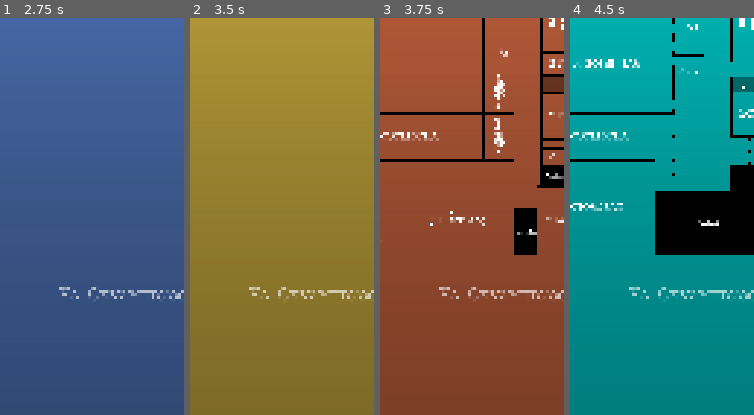
Above: before the commit, frames 1-4 (left to right).
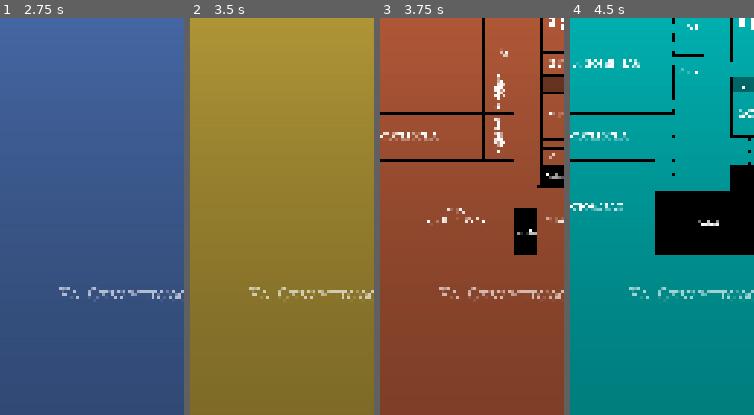
Above: after the commit, the same moments.

Repository: 7BrunK/EC5MAP
Game: Godot game, scene res://scenes/main_scene.tscn
Same seed, same stepped clock (60 frames per second), same inputs: the game is played once before the commit and once after it.
Inputs (mouse positions are % of the whole screen's width and height, from its top left):
- Up to frame 1 (2.75 s): click (42, 96) at 0.52 s; type "12" at 0.6 s; click "i" at 1.25 s; click "4" at 2 s
- Up to frame 2 (3.5 s): click "3" at 2.75 s
- Up to frame 3 (3.75 s): click "2" at 3.5 s
- Up to frame 4 (4.5 s): click "1" at 4.25 s
The pictures show only the part of the screen within x 0-50%, y 41-91%; the shares and areas given below are measured in that part.

Frames 1-2 are identical in both runs. In frame 3, 0.4% of the frame differs, in the area x 25-58%, y 47-53%; in frame 4, nothing differs.

Commit message:
структоризировал

Diff:
--- a/project.godot
+++ b/project.godot
@@ -17,7 +17,7 @@
 config/description="Alexander Kormilin 10_2 Project"
 run/main_scene="res://scenes/main_scene.tscn"
 config/quit_on_go_back=false
-config/features=PackedStringArray("4.3", "Mobile")
+config/features=PackedStringArray("4.4", "Mobile")
 boot_splash/bg_color=Color(0.117647, 0.121569, 0.156863, 1)
 boot_splash/image="res://logos/BootSplash.png"
 config/icon="res://logos/EC_Logo_512.png"
--- a/scenes/Camera2D.tscn
+++ b/scenes/Camera2D.tscn
@@ -1,9 +1,11 @@
 [gd_scene load_steps=2 format=3 uid="uid://bu7j5euupgiom"]
 
-[ext_resource type="Script" path="res://scripts/Camera2D.gd" id="2_imkqp"]
+[ext_resource type="Script" uid="uid://cgykjcd2fkqkg" path="res://scripts/Camera2D.gd" id="2_imkqp"]
 
 [node name="Camera2D" type="Camera2D"]
 script = ExtResource("2_imkqp")
 tween_speed = 0.5
 can_pan = true
 can_zoom = true
+zoom_min = 0.5
+zoom_max = 5.0
--- a/scenes/Floors/floor_2.tscn
+++ b/scenes/Floors/floor_2.tscn
@@ -378,9 +378,9 @@
 
 [node name="215" type="Label" parent="Classes"]
 texture_filter = 2
-offset_left = -693.0
-offset_top = 357.0
-offset_right = -206.0
+offset_left = -694.0
+offset_top = 356.0
+offset_right = -216.0
 offset_bottom = 666.0
 theme_override_fonts/font = ExtResource("2_1w8is")
 theme_override_font_sizes/font_size = 40
@@ -391,10 +391,10 @@
 
 [node name="216" type="Label" parent="Classes"]
 texture_filter = 2
-offset_left = -901.0
+offset_left = -903.0
 offset_top = 666.0
-offset_right = -591.0
-offset_bottom = 866.0
+offset_right = -592.0
+offset_bottom = 867.0
 rotation = -1.5708
 theme_override_fonts/font = ExtResource("2_1w8is")
 theme_override_font_sizes/font_size = 40
--- a/scripts/Camera2D.gd
+++ b/scripts/Camera2D.gd
@@ -1,14 +1,20 @@
 extends Camera2D
 """ Узел камеры """
 
+@export_group("Speed")
 @export var zoom_speed: float = 0.1
 @export var pan_speed: float = 1.0
 @export var rotation_speed: float = 1.0
 @export var tween_speed: float = 0.4
 
+@export_group("Can Transforms")
 @export var can_pan: bool
 @export var can_zoom: bool
 @export var can_rotate: bool
+
+@export_group("Zoom limit")
+@export_range(0, 20, 0.1) var zoom_min: float
+@export_range(0, 20, 0.1) var zoom_max: float
 
 var touch_points: Dictionary = {}
 var distance0
@@ -50,22 +56,24 @@
 		limit_zoom(zoom)
 
 func limit_zoom(new_zoom):
-	if new_zoom.x < 0.5:
-		zoom.x = 0.5
-	if new_zoom.y < 0.5:
-		zoom.y = 0.5
-	if new_zoom.x > 5:
-		zoom.x = 5
-	if new_zoom.y > 5:
-		zoom.y = 5
+	if new_zoom.x < zoom_min:
+		zoom.x = zoom_min
+	if new_zoom.y < zoom_min:
+		zoom.y = zoom_min
+	if new_zoom.x > zoom_max:
+		zoom.x = zoom_max
+	if new_zoom.y > zoom_max:
+		zoom.y = zoom_max
 
 func move2node(target_node: Node, speed_ratio: float = 1.0):
-	var tween = create_tween().set_trans(Tween.TRANS_QUART).set_ease(Tween.EASE_OUT) # Vector2(target_node.get_global_position() - CAMERA.get_target_position() + Vector2(target_node.size.x/2, target_node.size.y/2))
-	if target_node.has_method("get_size"):
-		tween.tween_property(self, "offset", target_node.global_position + target_node.size/2, tween_speed / speed_ratio)
-	else:
-		tween.tween_property(self, "offset", target_node.global_position, tween_speed / speed_ratio)
-	tween.tween_property(self, "zoom", Vector2(2.7,2.7), 2 * tween_speed / speed_ratio)
+	var target_position: Vector2 = target_node.global_position
+	var rot = target_node.rotation
+	var shift = Vector2(target_node.size.x / 2 * cos(rot), target_node.size.x / 2 * sin(rot)) + Vector2(target_node.size.y / 2 * -1 * sin(rot), target_node.size.y / 2 * cos(rot))
+	target_position += shift
+
+	var tween = create_tween().set_trans(Tween.TRANS_QUART).set_ease(Tween.EASE_OUT)
+	tween.tween_property(self, "offset", target_position, tween_speed / speed_ratio)
+	tween.tween_property(self, "zoom", Vector2(zoom_max/2, zoom_max/2), 2 * tween_speed / speed_ratio)
 
 #func get_angle(p1, p2):
 	#var delta = p2 - p1
Not shown, added: core/events.gd.uid
Not shown, added: core/global.gd.uid
Not shown, added: core/settings.gd.uid
Not shown, changed: export_presets.cfg
Not shown, changed: other/LugaBook.ttf.import
Not shown: 1 places in scenes/keyboard.tscn that only renumber resources
Not shown: 1 places in scenes/lower_panel.tscn that only renumber resources
Not shown: 1 places in scenes/main_scene.tscn that only renumber resources
Not shown: 1 places in scenes/mid_buttons.tscn that only renumber resources
Not shown: 1 places in scenes/settings_menu.tscn that only renumber resources
Not shown: 1 places in scenes/ui.tscn that only renumber resources
Not shown, added: scripts/Camera2D.gd.uid
(and 7 more such lines)
